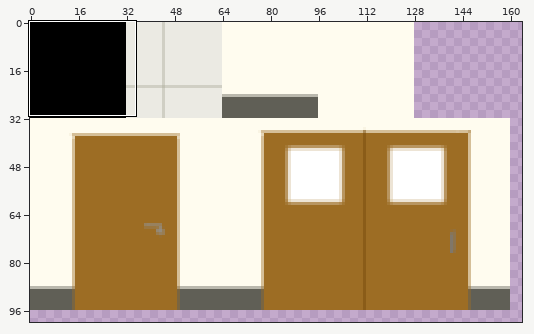
Two states of a sprite sheet, data/img/testTileMap.png. Above: a wide view before the commit, with the close-up outlined.
Close-up. Old version:
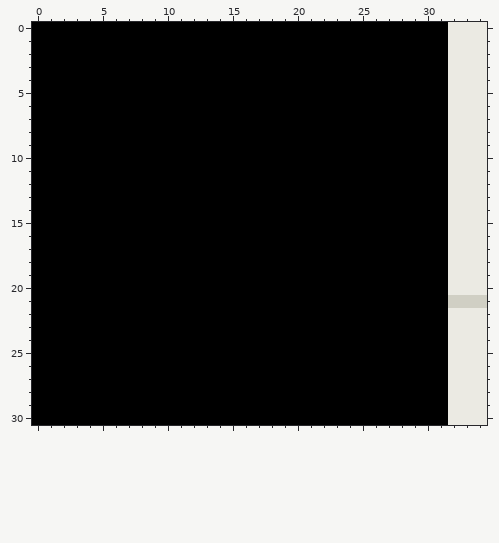
The file is 512x512 pixels. Colours within 5 levels of each other are drawn and written as one. Shown: x 0..34, y 0..30. The wide view leaves out empty margins.
After:
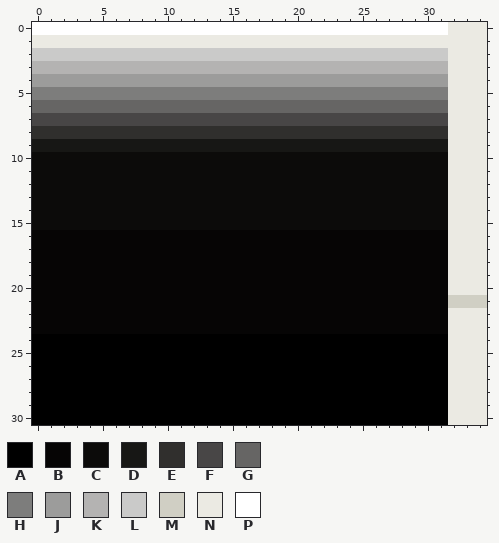
Palette (. is transparent): A #000000  B #060505  C #0c0b0a  D #171715  E #302f2d  F #484646  G #666564  H #7d7d7c  J #9c9c9b  K #b4b3b2  L #cacac9  M #d0cfc4  N #ebeae3  P #ffffff
Changes in this commit:
y 0: x 0..31 AAAAAAAAAAAAAAAAAAAAAAAAAAAAAAAA -> PPPPPPPPPPPPPPPPPPPPPPPPPPPPPPPP
y 1: x 0..31 AAAAAAAAAAAAAAAAAAAAAAAAAAAAAAAA -> NNNNNNNNNNNNNNNNNNNNNNNNNNNNNNNN
y 2: x 0..31 AAAAAAAAAAAAAAAAAAAAAAAAAAAAAAAA -> LLLLLLLLLLLLLLLLLLLLLLLLLLLLLLLL
y 3: x 0..31 AAAAAAAAAAAAAAAAAAAAAAAAAAAAAAAA -> KKKKKKKKKKKKKKKKKKKKKKKKKKKKKKKK
y 4: x 0..31 AAAAAAAAAAAAAAAAAAAAAAAAAAAAAAAA -> JJJJJJJJJJJJJJJJJJJJJJJJJJJJJJJJ
y 5: x 0..31 AAAAAAAAAAAAAAAAAAAAAAAAAAAAAAAA -> HHHHHHHHHHHHHHHHHHHHHHHHHHHHHHHH
y 6: x 0..31 AAAAAAAAAAAAAAAAAAAAAAAAAAAAAAAA -> GGGGGGGGGGGGGGGGGGGGGGGGGGGGGGGG
y 7: x 0..31 AAAAAAAAAAAAAAAAAAAAAAAAAAAAAAAA -> FFFFFFFFFFFFFFFFFFFFFFFFFFFFFFFF
y 8: x 0..31 AAAAAAAAAAAAAAAAAAAAAAAAAAAAAAAA -> EEEEEEEEEEEEEEEEEEEEEEEEEEEEEEEE
y 9: x 0..31 AAAAAAAAAAAAAAAAAAAAAAAAAAAAAAAA -> DDDDDDDDDDDDDDDDDDDDDDDDDDDDDDDD
y 10..15: x 0..31 AAAAAAAAAAAAAAAAAAAAAAAAAAAAAAAA -> CCCCCCCCCCCCCCCCCCCCCCCCCCCCCCCC
y 16..23: x 0..31 AAAAAAAAAAAAAAAAAAAAAAAAAAAAAAAA -> BBBBBBBBBBBBBBBBBBBBBBBBBBBBBBBB
